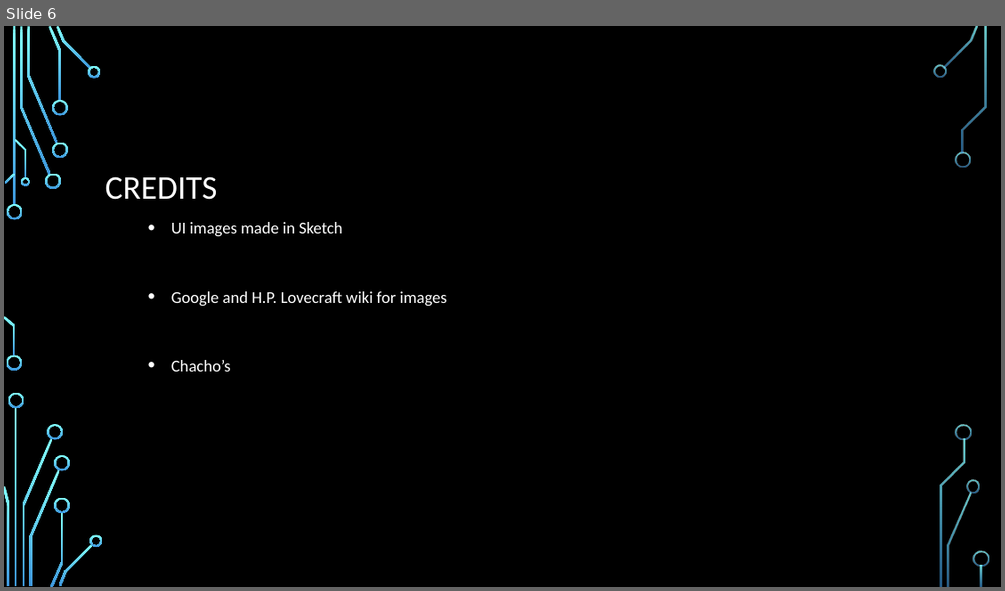
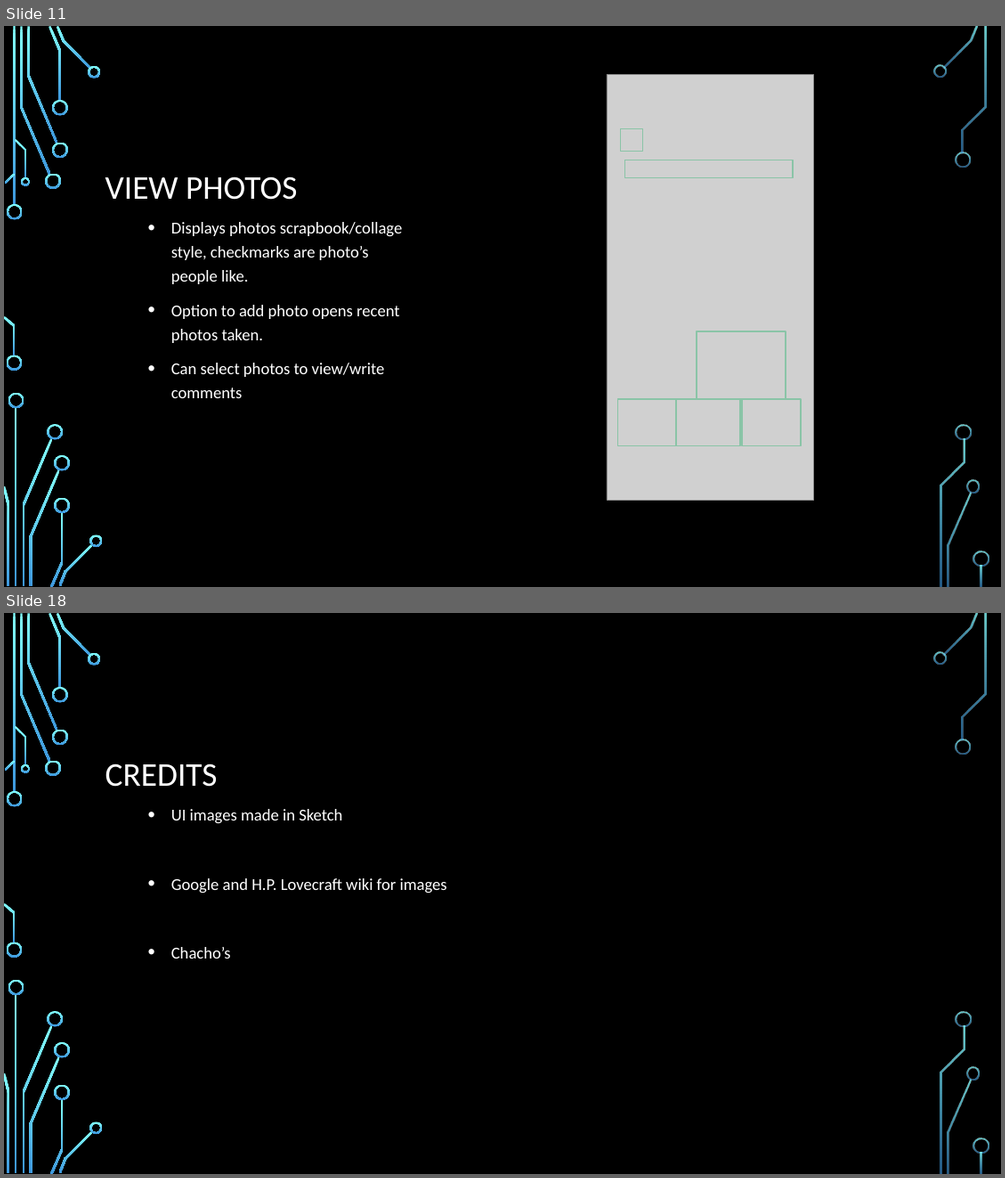
Before and after one commit to shitwolfymakes/CS-3773-Software-Engineering, a slide deck: Reunions App.pptx. Shown one above the other, each under a label of ours: slide 6 before the commit, slides 11 and 18 after it; the slides between them are not shown. The pictures are 1005x591 and 1005x1178 pixels, drawn with LibreOffice and Linux fonts; fonts in the diff are those of the drawing; grey boxes stand for pictures; background and template pictures are left out. Boxes give left, top, right and bottom in pixels: in the first picture for what was removed or moved away, otherwise in the second. Text is boxed around its words. In the diff, an @@ line names an element or a change of style, - is before the commit and + after.

```diff
--- a/Reunions App.pptx
+++ b/Reunions App.pptx
@@ slide 11 added at [4, 26, 1001, 587], background picture (left out); not listed: 36 template elements that a slide beside it also shows @@
@@ picture added at [607, 75, 813, 500] @@
@@ action button blank added at [621, 129, 643, 151], outline #8AC4A7 1.25 pt @@
@@ title added at [105, 176, 297, 200], 32 pt, text #FFFFFF @@
+VIEW PHOTOS
@@ action button blank added at [624, 160, 793, 178], outline #8AC4A7 1.25 pt @@
@@ text added at [171, 222, 402, 398], 16 pt, text #FFFFFF @@
+• Displays photos scrapbook/collage style, checkmarks are photo’s people like.
+• Option to add photo opens recent photos taken.
+• Can select photos to view/write comments
@@ action button blank added at [696, 331, 785, 398], outline #8AC4A7 1.25 pt @@
@@ action button blank added at [618, 399, 676, 445], outline #8AC4A7 1.25 pt @@
@@ action button blank added at [676, 399, 741, 445], outline #8AC4A7 1.25 pt @@
@@ action button blank added at [742, 399, 801, 445], outline #8AC4A7 1.25 pt @@
@@ what was slide 6 is now slide 18 @@
```
Also in this commit, not shown: 5 slides changed, 11 other slides added.
